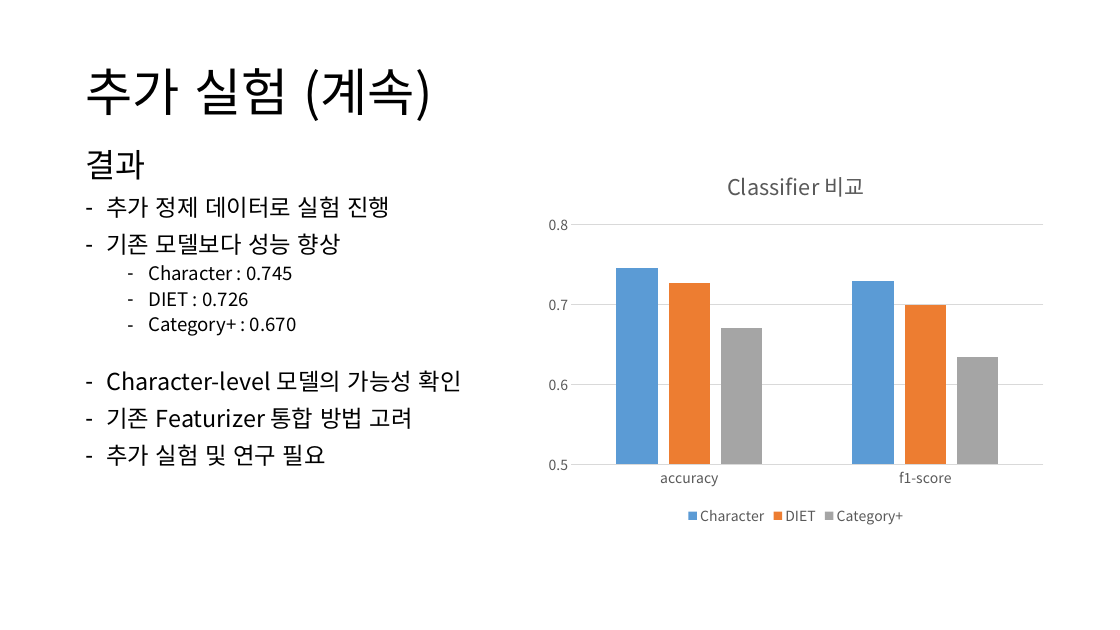
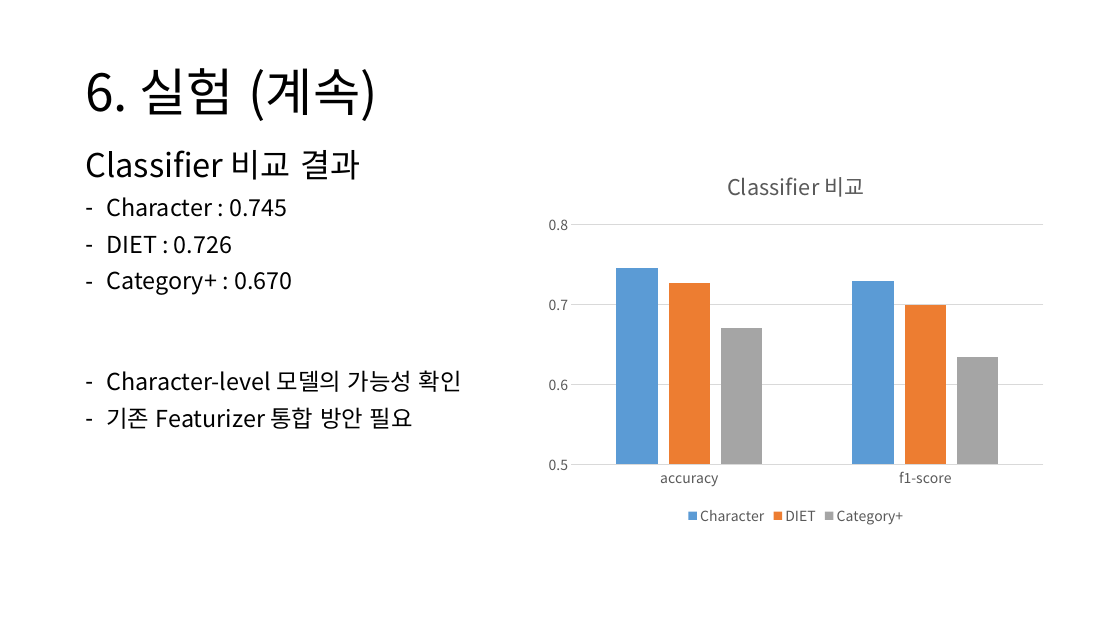
Before and after one commit to yongsun-yoon/chatbot, a slide deck: slide 16 of docs/Rasa custom NLU 모델 개발_팀장님.pptx (slide 17 before the commit). Drawn at 1120x630 pixels with LibreOffice and Linux fonts; fonts in the diff are those of the drawing. Boxes give left, top, right and bottom in pixels: in the first picture for what was removed or moved away, otherwise in the second. Text is boxed around its words. In the diff, an @@ line names an element or a change of style, - is before the commit and + after.

Commit message:
update

```diff
--- a/docs/Rasa custom NLU 모델 개발_팀장님.pptx
+++ b/docs/Rasa custom NLU 모델 개발_팀장님.pptx
@@ title at (85, 68, 378, 121): text changed @@
-추가 실험 (계속)
+6. 실험 (계속)
@@ text at (85, 150, 360, 180): text changed; size 20 to 28 pt @@
-결과
-– 추가 정제 데이터로 실험 진행
-– 기존 모델보다 성능 향상
+Classifier 비교 결과
@@ text at (106, 197, 292, 295): size 16 to 20 pt in "Character : 0.745", "DIET : 0.726", "Category+ : 0.670"; list level 2 to 1 in "Character : 0.745"; list level 2 to 1 in "DIET : 0.726"; list level 2 to 1 in "Category+ : 0.670" @@
@@ text at (106, 407, 413, 429): text changed @@
-– 기존 Featurizer 통합 방법 고려
-– 추가 실험 및 연구 필요
+– 기존 Featurizer 통합 방안 필요
```
Also in this commit, not shown: 7 other slides changed, 1 slide added.
